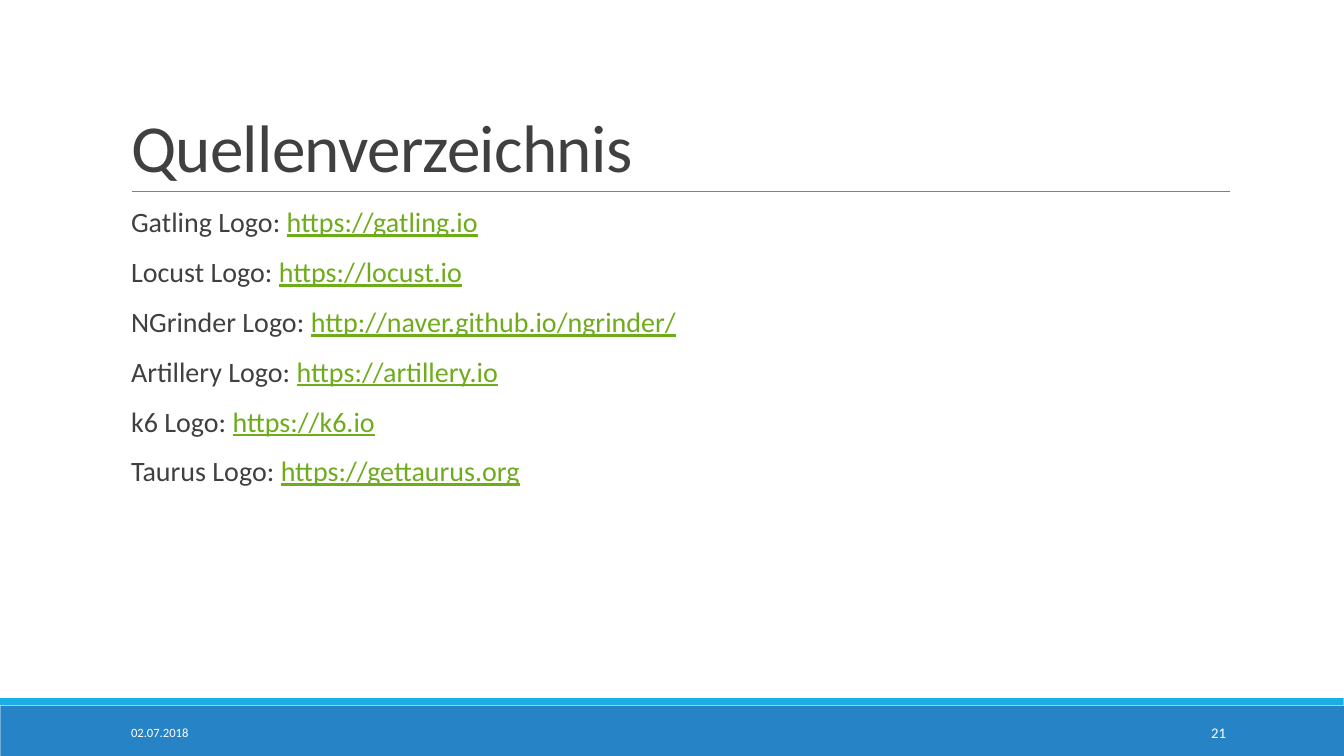
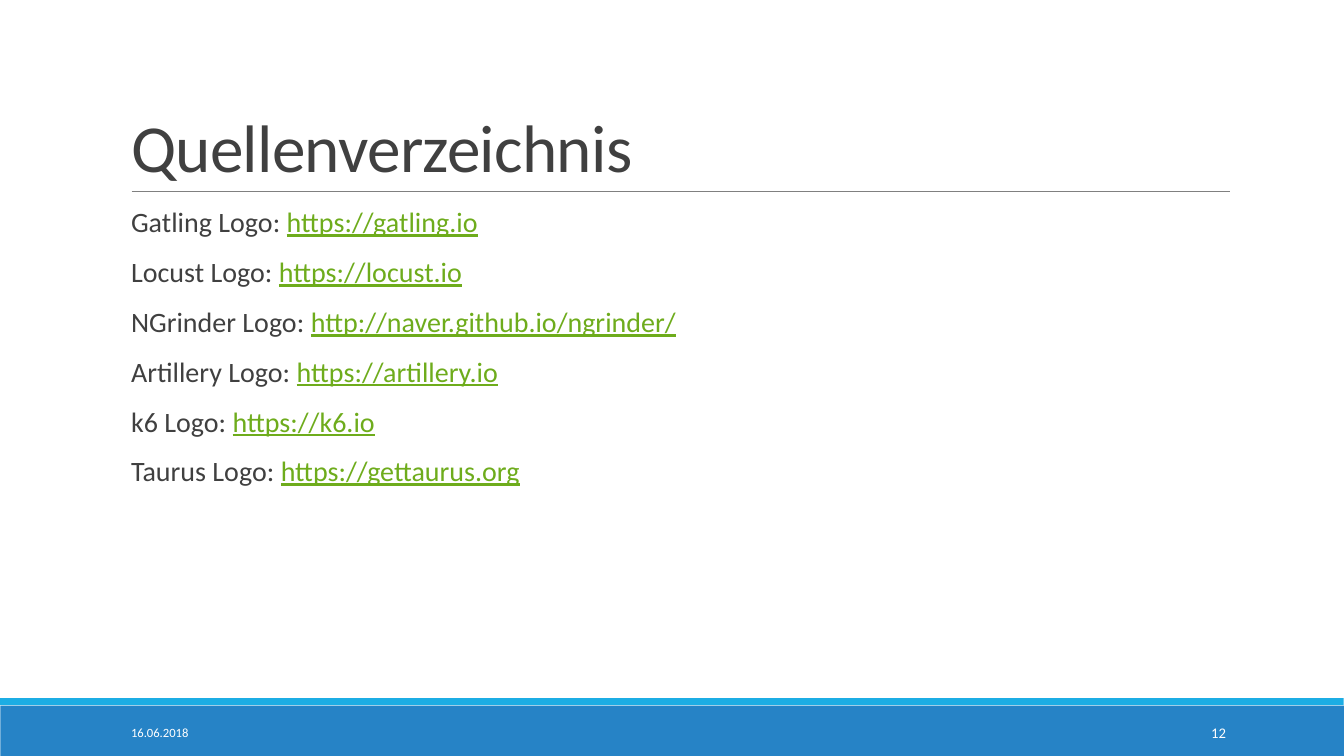
Before and after one commit to StTraeger/sqs-car-webservice, a slide deck: slide 12 of LoadTesting.pptx (slide 21 before the commit). Drawn at 1344x756 pixels with LibreOffice and Linux fonts; fonts in the diff are those of the drawing. Boxes give left, top, right and bottom in pixels: in the first picture for what was removed or moved away, otherwise in the second. Text is boxed around its words. In the diff, an @@ line names an element or a change of style, - is before the commit and + after.

```diff
--- a/LoadTesting.pptx
+++ b/LoadTesting.pptx
@@ text at [131,728,188,737]: text changed @@
-02.07.2018
+16.06.2018
@@ page number at [1211,728,1226,738]: text changed @@
-21
+12
```
Also in this commit, not shown: 5 other slides changed, 5 slides added, 14 slides removed, 2 other files.
